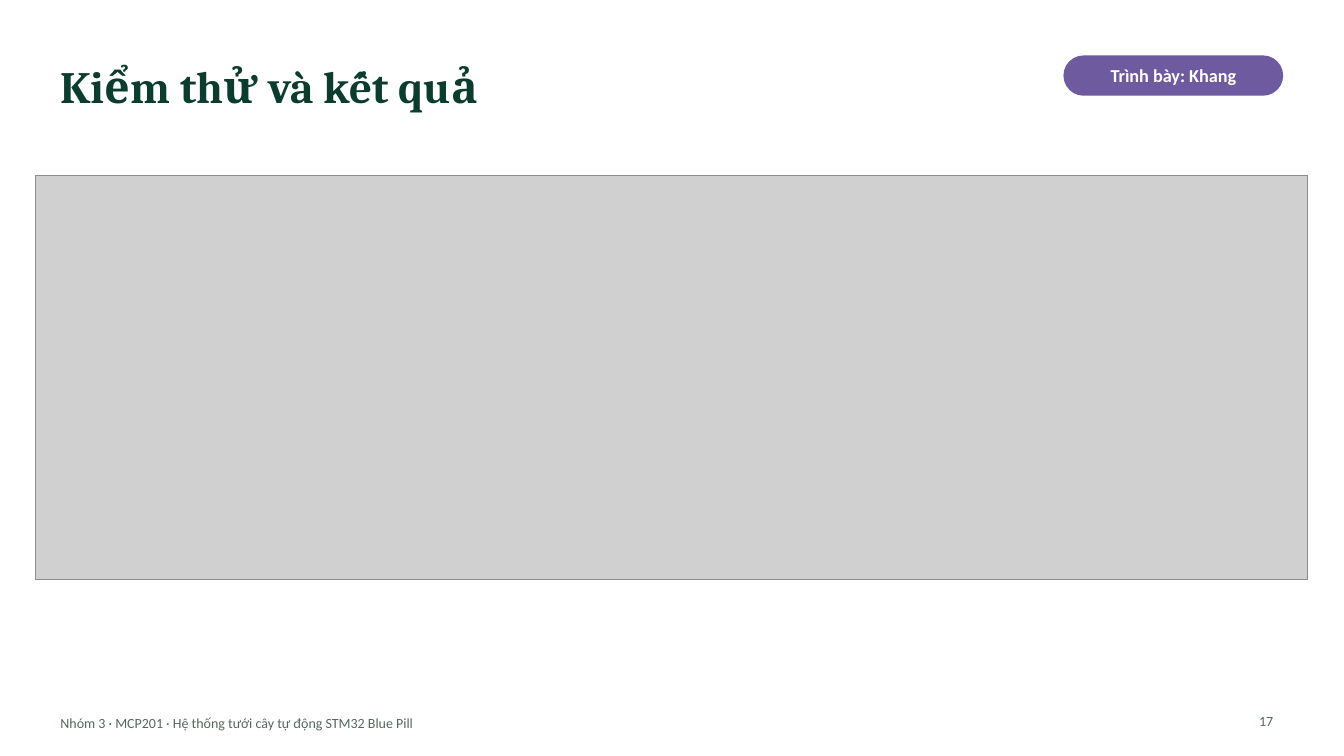
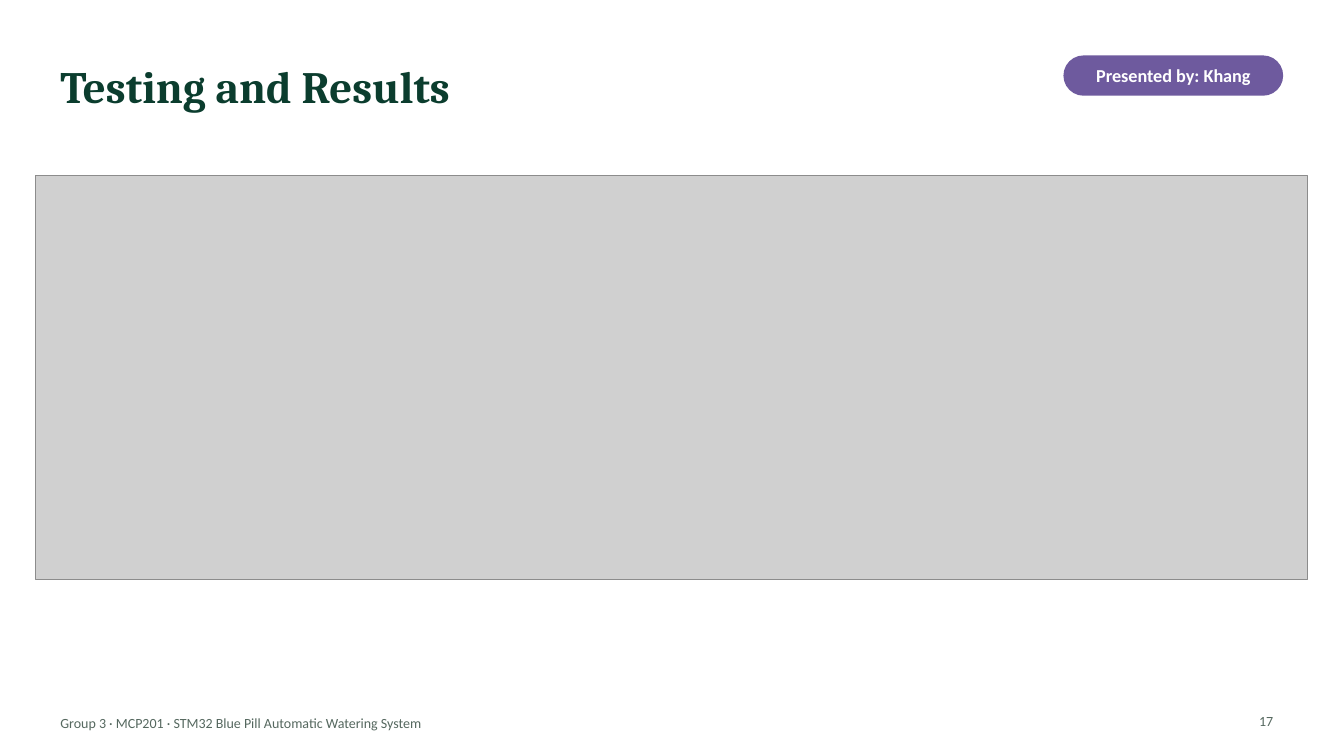
Before and after one commit to vukhangdeeptry/Automatic-Plant-Watering-System-using-STM32-Blue-Pill, a slide deck: slide 17 of Documentation/Slide_FinalThuyetTrinh_TuoiCay_STM32.pptx. Drawn at 1344x756 pixels with LibreOffice and Linux fonts; fonts in the diff are those of the drawing; grey boxes stand for pictures. Boxes give left, top, right and bottom in pixels: in the first picture for what was removed or moved away, otherwise in the second. Text is boxed around its words. In the diff, an @@ line names an element or a change of style, - is before the commit and + after.

```diff
--- a/Documentation/Slide_FinalThuyetTrinh_TuoiCay_STM32.pptx
+++ b/Documentation/Slide_FinalThuyetTrinh_TuoiCay_STM32.pptx
@@ title at bbox=[60, 72, 450, 113]: text changed @@
-Kiểm thử và kết quả
+Testing and Results
@@ text at bbox=[1096, 69, 1251, 85]: text changed @@
-Trình bày: Khang
+Presented by: Khang
@@ text at bbox=[60, 718, 421, 731]: text changed @@
-Nhóm 3 · MCP201 · Hệ thống tưới cây tự động STM32 Blue Pill
+Group 3 · MCP201 · STM32 Blue Pill Automatic Watering System
```
Also in this commit, not shown: 17 other slides changed, 1 slide added, 1 slide removed.
